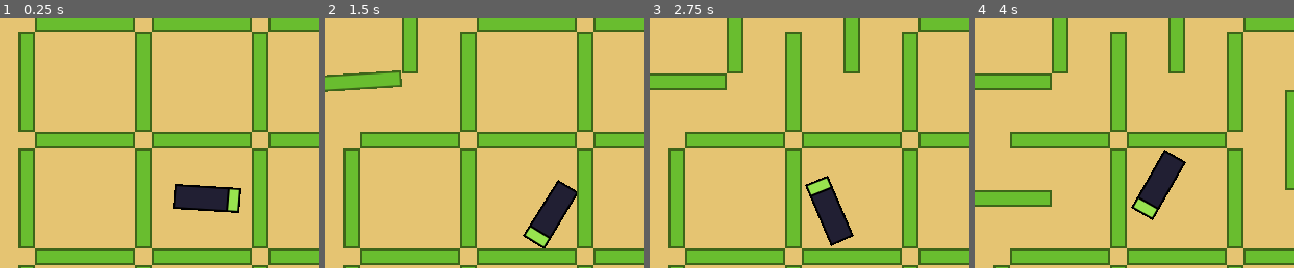
Above: before the commit, frames 1-4 (left to right).
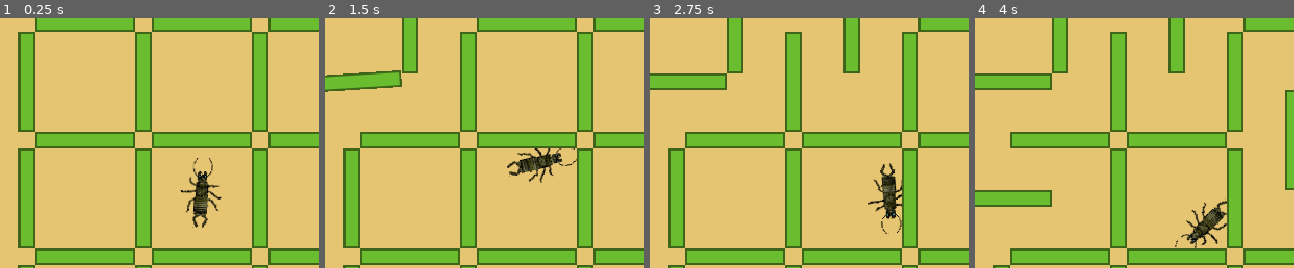
Above: after the commit, the same moments.

Repository: bigbrozer/BugsOut-GameOff2021
Game: Godot game, scene res://tests/test_bug_colision.tscn
Two runs of this game, one before a commit and one after it. Both use one fixed random seed, a clock stepped at 60 frames per second and the inputs below. The project has no main scene, so this scene is started directly.
Inputs (mouse positions are % of the whole screen's width and height, from its top left):
- Up to frame 1 (0.25 s): no input
- Up to frame 2 (1.5 s): move the mouse to (32, 15) at 0.52 s; click (32, 15) at 0.67 s; move the mouse to (23, 27) at 1.27 s; click (23, 27) at 1.42 s
- Up to frame 3 (2.75 s): move the mouse to (50, 15) at 2.02 s; click (50, 15) at 2.17 s
- Up to frame 4 (4 s): move the mouse to (69, 38) at 2.77 s; click (69, 38) at 2.92 s; move the mouse to (23, 50) at 3.52 s; click (23, 50) at 3.67 s
The pictures show only the part of the screen within x 19-69%, y 14-64%; the shares and areas given below are measured in that part.

The runs differ from the first frame. In frame 1, 2.6% of the frame differs, in the area x 54-76%, y 56-84%; in frame 2, 3.2%; in frame 3, 3.2%; in frame 4, 3.2%, in the area x 48-79%, y 52-92%.

Commit message:
feat: add bug animation

Diff:
--- a/resources/bug/bug.gd
+++ b/resources/bug/bug.gd
@@ -3,7 +3,7 @@
 signal catched
 
 var velocity: Vector2
-var aim: Vector2 = Vector2.RIGHT
+var aim: Vector2 = Vector2.UP
 
 var max_speed: int = 100
 var max_steering: float = 2.5
--- a/resources/bug/bug.tscn
+++ b/resources/bug/bug.tscn
@@ -1,31 +1,259 @@
-[gd_scene load_steps=5 format=2]
-
-[ext_resource path="res://resources/bug/bug.png" type="Texture" id=1]
+[gd_scene load_steps=49 format=2]
+
+[ext_resource path="res://resources/bug/bug_anim.png" type="Texture" id=1]
 [ext_resource path="res://resources/bug/bug.gd" type="Script" id=2]
 
+[sub_resource type="AtlasTexture" id=4]
+flags = 4
+atlas = ExtResource( 1 )
+region = Rect2( 0, 0, 42, 67 )
+
+[sub_resource type="AtlasTexture" id=5]
+flags = 4
+atlas = ExtResource( 1 )
+region = Rect2( 42, 0, 42, 67 )
+
+[sub_resource type="AtlasTexture" id=6]
+flags = 4
+atlas = ExtResource( 1 )
+region = Rect2( 84, 0, 42, 67 )
+
+[sub_resource type="AtlasTexture" id=7]
+flags = 4
+atlas = ExtResource( 1 )
+region = Rect2( 126, 0, 42, 67 )
+
+[sub_resource type="AtlasTexture" id=8]
+flags = 4
+atlas = ExtResource( 1 )
+region = Rect2( 168, 0, 42, 67 )
+
+[sub_resource type="AtlasTexture" id=9]
+flags = 4
+atlas = ExtResource( 1 )
+region = Rect2( 210, 0, 42, 67 )
+
+[sub_resource type="AtlasTexture" id=10]
+flags = 4
+atlas = ExtResource( 1 )
+region = Rect2( 0, 67, 42, 67 )
+
+[sub_resource type="AtlasTexture" id=11]
+flags = 4
+atlas = ExtResource( 1 )
+region = Rect2( 42, 67, 42, 67 )
+
+[sub_resource type="AtlasTexture" id=12]
+flags = 4
+atlas = ExtResource( 1 )
+region = Rect2( 84, 67, 42, 67 )
+
+[sub_resource type="AtlasTexture" id=13]
+flags = 4
+atlas = ExtResource( 1 )
+region = Rect2( 126, 67, 42, 67 )
+
+[sub_resource type="AtlasTexture" id=14]
+flags = 4
+atlas = ExtResource( 1 )
+region = Rect2( 168, 67, 42, 67 )
+
+[sub_resource type="AtlasTexture" id=15]
+flags = 4
+atlas = ExtResource( 1 )
+region = Rect2( 210, 67, 42, 67 )
+
+[sub_resource type="AtlasTexture" id=16]
+flags = 4
+atlas = ExtResource( 1 )
+region = Rect2( 0, 134, 42, 67 )
+
+[sub_resource type="AtlasTexture" id=17]
+flags = 4
+atlas = ExtResource( 1 )
+region = Rect2( 42, 134, 42, 67 )
+
+[sub_resource type="AtlasTexture" id=18]
+flags = 4
+atlas = ExtResource( 1 )
+region = Rect2( 84, 134, 42, 67 )
+
+[sub_resource type="AtlasTexture" id=19]
+flags = 4
+atlas = ExtResource( 1 )
+region = Rect2( 126, 134, 42, 67 )
+
+[sub_resource type="AtlasTexture" id=20]
+flags = 4
+atlas = ExtResource( 1 )
+region = Rect2( 168, 134, 42, 67 )
+
+[sub_resource type="AtlasTexture" id=21]
+flags = 4
+atlas = ExtResource( 1 )
+region = Rect2( 210, 134, 42, 67 )
+
+[sub_resource type="AtlasTexture" id=22]
+flags = 4
+atlas = ExtResource( 1 )
+region = Rect2( 0, 201, 42, 67 )
+
+[sub_resource type="AtlasTexture" id=23]
+flags = 4
+atlas = ExtResource( 1 )
+region = Rect2( 42, 201, 42, 67 )
+
+[sub_resource type="AtlasTexture" id=24]
+flags = 4
+atlas = ExtResource( 1 )
+region = Rect2( 84, 201, 42, 67 )
+
+[sub_resource type="AtlasTexture" id=25]
+flags = 4
+atlas = ExtResource( 1 )
+region = Rect2( 126, 201, 42, 67 )
+
+[sub_resource type="AtlasTexture" id=26]
+flags = 4
+atlas = ExtResource( 1 )
+region = Rect2( 168, 201, 42, 67 )
+
+[sub_resource type="AtlasTexture" id=27]
+flags = 4
+atlas = ExtResource( 1 )
+region = Rect2( 210, 201, 42, 67 )
+
+[sub_resource type="AtlasTexture" id=28]
+flags = 4
+atlas = ExtResource( 1 )
+region = Rect2( 0, 268, 42, 67 )
+
+[sub_resource type="AtlasTexture" id=29]
+flags = 4
+atlas = ExtResource( 1 )
+region = Rect2( 42, 268, 42, 67 )
+
+[sub_resource type="AtlasTexture" id=30]
+flags = 4
+atlas = ExtResource( 1 )
+region = Rect2( 84, 268, 42, 67 )
+
+[sub_resource type="AtlasTexture" id=31]
+flags = 4
+atlas = ExtResource( 1 )
+region = Rect2( 126, 268, 42, 67 )
+
+[sub_resource type="AtlasTexture" id=32]
+flags = 4
+atlas = ExtResource( 1 )
+region = Rect2( 168, 268, 42, 67 )
+
+[sub_resource type="AtlasTexture" id=33]
+flags = 4
+atlas = ExtResource( 1 )
+region = Rect2( 210, 268, 42, 67 )
+
+[sub_resource type="AtlasTexture" id=34]
+flags = 4
+atlas = ExtResource( 1 )
+region = Rect2( 0, 335, 42, 67 )
+
+[sub_resource type="AtlasTexture" id=35]
+flags = 4
+atlas = ExtResource( 1 )
+region = Rect2( 42, 335, 42, 67 )
+
+[sub_resource type="AtlasTexture" id=36]
+flags = 4
+atlas = ExtResource( 1 )
+region = Rect2( 84, 335, 42, 67 )
+
+[sub_resource type="AtlasTexture" id=37]
+flags = 4
+atlas = ExtResource( 1 )
+region = Rect2( 126, 335, 42, 67 )
+
+[sub_resource type="AtlasTexture" id=38]
+flags = 4
+atlas = ExtResource( 1 )
+region = Rect2( 168, 335, 42, 67 )
+
+[sub_resource type="AtlasTexture" id=39]
+flags = 4
+atlas = ExtResource( 1 )
+region = Rect2( 210, 335, 42, 67 )
+
+[sub_resource type="AtlasTexture" id=40]
+flags = 4
+atlas = ExtResource( 1 )
+region = Rect2( 0, 402, 42, 67 )
+
+[sub_resource type="AtlasTexture" id=41]
+flags = 4
+atlas = ExtResource( 1 )
+region = Rect2( 42, 402, 42, 67 )
+
+[sub_resource type="AtlasTexture" id=42]
+flags = 4
+atlas = ExtResource( 1 )
+region = Rect2( 84, 402, 42, 67 )
+
+[sub_resource type="AtlasTexture" id=43]
+flags = 4
+atlas = ExtResource( 1 )
+region = Rect2( 126, 402, 42, 67 )
+
+[sub_resource type="AtlasTexture" id=44]
+flags = 4
+atlas = ExtResource( 1 )
+region = Rect2( 168, 402, 42, 67 )
+
+[sub_resource type="AtlasTexture" id=45]
+flags = 4
+atlas = ExtResource( 1 )
+region = Rect2( 210, 402, 42, 67 )
+
+[sub_resource type="AtlasTexture" id=46]
+flags = 4
+atlas = ExtResource( 1 )
+region = Rect2( 0, 469, 42, 67 )
+
+[sub_resource type="SpriteFrames" id=47]
+animations = [ {
+"frames": [ SubResource( 4 ), SubResource( 5 ), SubResource( 6 ), SubResource( 7 ), SubResource( 8 ), SubResource( 9 ), SubResource( 10 ), SubResource( 11 ), SubResource( 12 ), SubResource( 13 ), SubResource( 14 ), SubResource( 15 ), SubResource( 16 ), SubResource( 17 ), SubResource( 18 ), SubResource( 19 ), SubResource( 20 ), SubResource( 21 ), SubResource( 22 ), SubResource( 23 ), SubResource( 24 ), SubResource( 25 ), SubResource( 26 ), SubResource( 27 ), SubResource( 28 ), SubResource( 29 ), SubResource( 30 ), SubResource( 31 ), SubResource( 32 ), SubResource( 33 ), SubResource( 34 ), SubResource( 35 ), SubResource( 36 ), SubResource( 37 ), SubResource( 38 ), SubResource( 39 ), SubResource( 40 ), SubResource( 41 ), SubResource( 42 ), SubResource( 43 ), SubResource( 44 ), SubResource( 45 ), SubResource( 46 ) ],
+"loop": true,
+"name": "walk",
+"speed": 15.0
+} ]
+
 [sub_resource type="RectangleShape2D" id=2]
-extents = Vector2( 6, 12 )
+extents = Vector2( 5.5, 6 )
 
 [sub_resource type="RectangleShape2D" id=3]
-extents = Vector2( 25.5, 11 )
+extents = Vector2( 16.5, 8 )
 
 [node name="Bug" type="KinematicBody2D"]
-position = Vector2( 68, 235 )
+position = Vector2( 384, 272 )
 collision_layer = 2
 script = ExtResource( 2 )
 __meta__ = {
 "_edit_group_": true
 }
 
-[node name="Sprite" type="Sprite" parent="."]
-texture = ExtResource( 1 )
+[node name="AnimatedSprite" type="AnimatedSprite" parent="."]
+rotation = 1.5708
+frames = SubResource( 47 )
+animation = "walk"
+frame = 23
+speed_scale = 3.0
+playing = true
 
 [node name="HeadCollision" type="CollisionShape2D" parent="."]
-position = Vector2( 26, 0 )
+position = Vector2( 15.5, 0 )
 shape = SubResource( 2 )
 
 [node name="BodyCollision" type="CollisionShape2D" parent="."]
-position = Vector2( -5.5, 0 )
+position = Vector2( -6.5, 0 )
 shape = SubResource( 3 )
 
 [connection signal="catched" from="." to="." method="_on_Bug_catched"]
Binary file added: resources/bug/bug_anim.aseprite
Binary file added: resources/bug/bug_anim.png
Not shown, added: resources/bug/bug_anim.png.import
